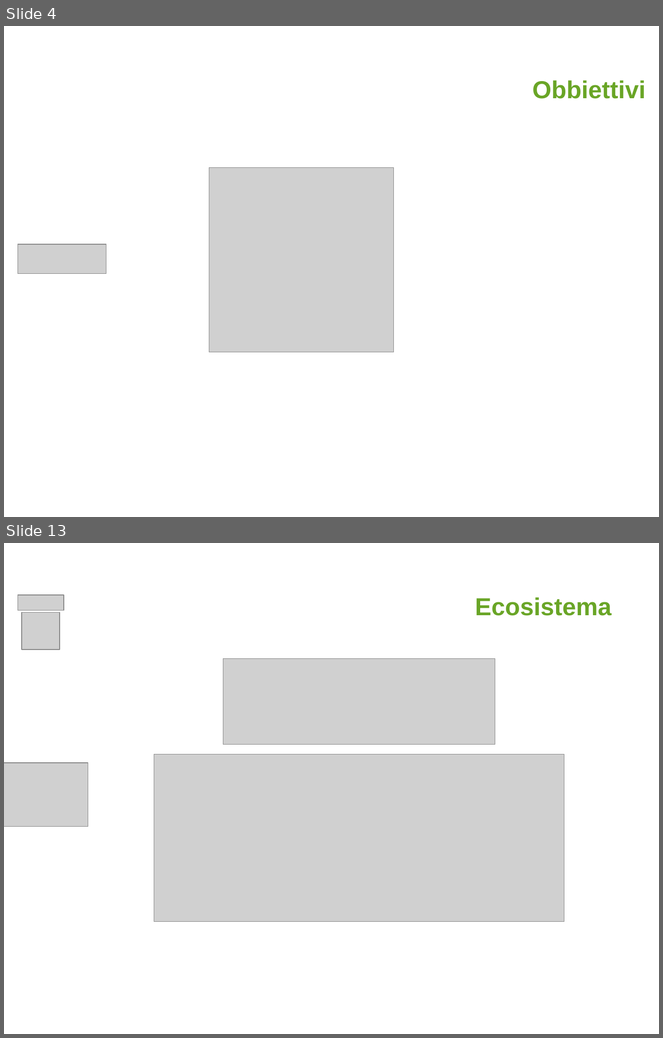
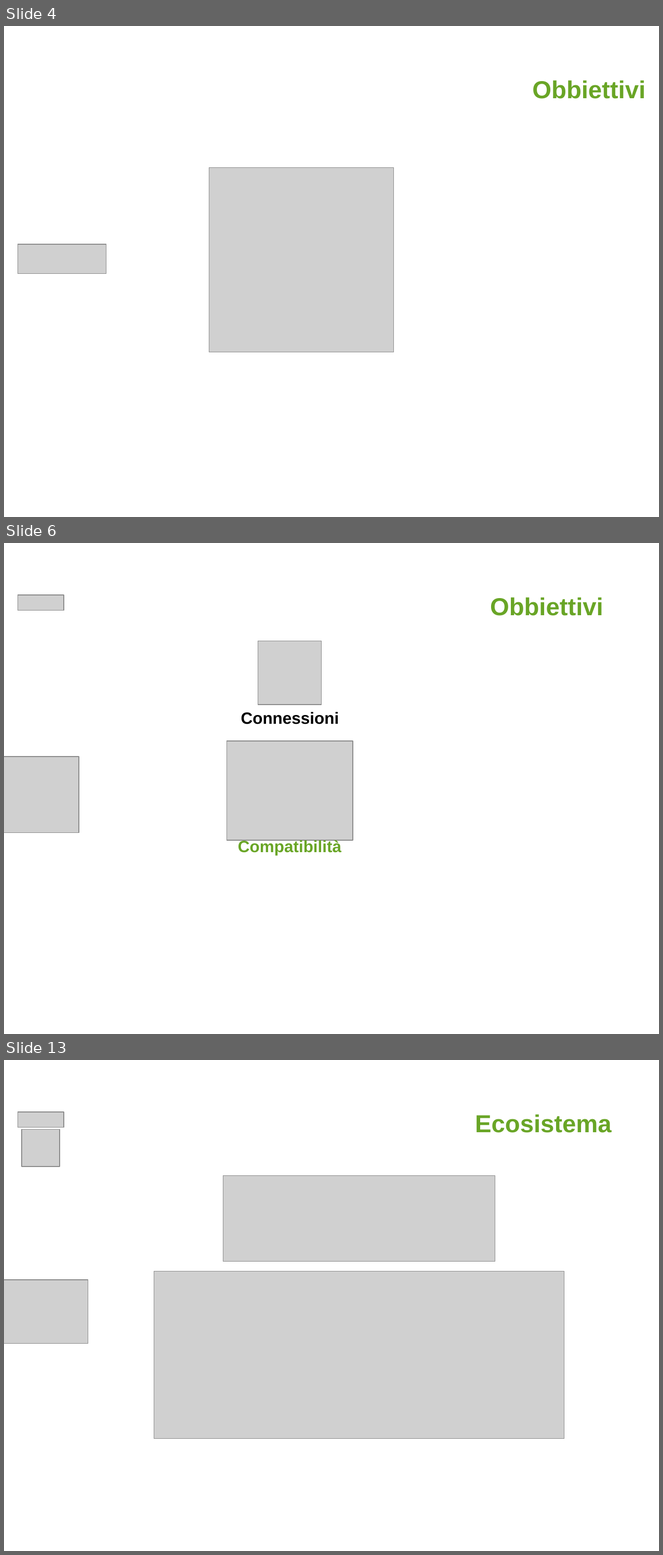
Before and after one commit to AlessioTommasi-supsi/iotProject, a slide deck: docs/tesi/MSE_Master Thesis_Presentation_AlessioTommasi PostIncontro.pptx. Shown one above the other, each under a label of ours: slides 4 and 13 before the commit, slides 4, 6 and 13 after it; the slides between them are not shown. The pictures are 663x1038 and 663x1555 pixels, drawn with LibreOffice and Linux fonts; fonts in the diff are those of the drawing; grey boxes stand for pictures; background and template pictures are left out. Boxes give left, top, right and bottom in pixels: in the first picture for what was removed or moved away, otherwise in the second. Text is boxed around its words. In the diff, an @@ line names an element or a change of style, - is before the commit and + after.

```diff
--- a/docs/tesi/MSE_Master Thesis_Presentation_AlessioTommasi PostIncontro.pptx
+++ b/docs/tesi/MSE_Master Thesis_Presentation_AlessioTommasi PostIncontro.pptx
@@ slide 6 added at (4,543,659,1034), background #FFFFFF @@
@@ picture added at (18,595,64,610) @@
@@ text added at (490,597,604,616), 27 pt, text #69A526, bold @@
+Obbiettivi
@@ picture added at (258,641,322,705) @@
@@ text added at (241,712,339,724), 18 pt, text #000000, bold @@
+Connessioni
@@ picture added at (227,741,353,840) @@
@@ picture added at (4,757,79,833) @@
@@ text added at (238,839,341,856), 18 pt, text #69A526, bold @@
+Compatibilità
```
Also in this commit, not shown: 3 slides changed, 11 other slides added, 10 slides removed, 2 other files.
